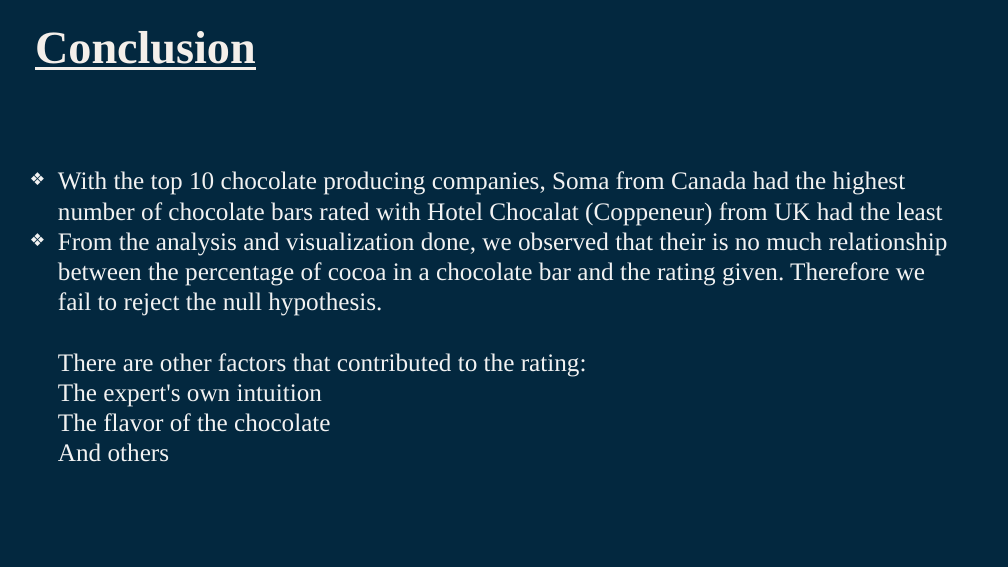
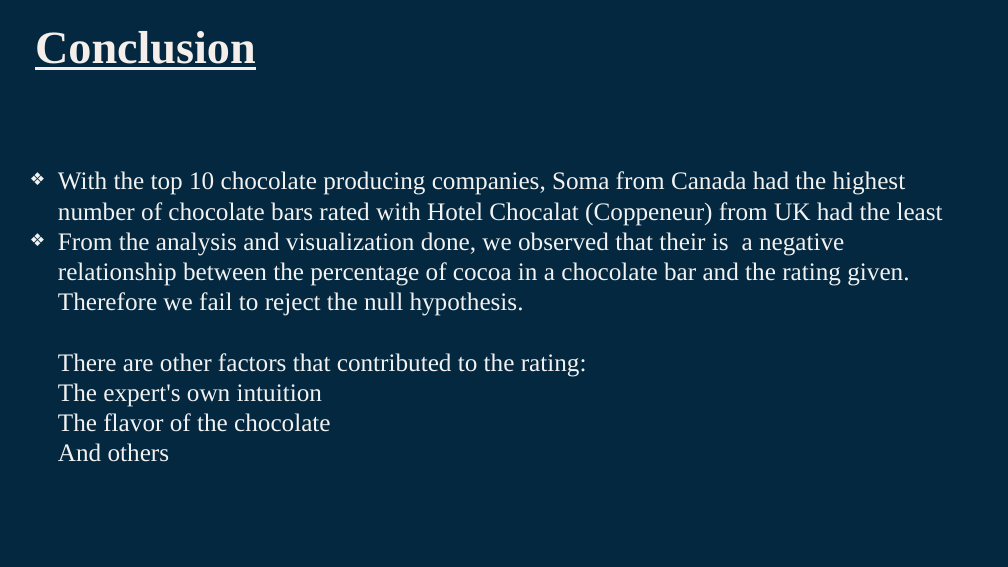
Before and after one commit to Daksam/Group-1-EDA-project, a slide deck: slide 16 of Group 1 EDA Project DIGICAP.pptx. Drawn at 1008x567 pixels with LibreOffice and Linux fonts; fonts in the diff are those of the drawing. Boxes give left, top, right and bottom in pixels: in the first picture for what was removed or moved away, otherwise in the second. Text is boxed around its words. In the diff, an @@ line names an element or a change of style, - is before the commit and + after.

```diff
--- a/Group 1 EDA Project DIGICAP.pptx
+++ b/Group 1 EDA Project DIGICAP.pptx
@@ subtitle at box(58, 232, 909, 462): text changed @@
-❖ From the analysis and visualization done, we observed that their is no much relationship between the percentage of cocoa in a chocolate bar and the rating given. Therefore we fail to reject the null hypothesis.
-  There are other factors that contributed to the rating:
-  The expert's own intuition
-  The flavor of the chocolate
-  And others
+❖ From the analysis and visualization done, we observed that their is a negative relationship between the percentage of cocoa in a chocolate bar and the rating given. Therefore we fail to reject the null hypothesis.
+  There are other factors that contributed to the rating:
+  The expert's own intuition
+  The flavor of the chocolate
+  And others
```
Also in this commit, not shown: 1 other slide changed.
